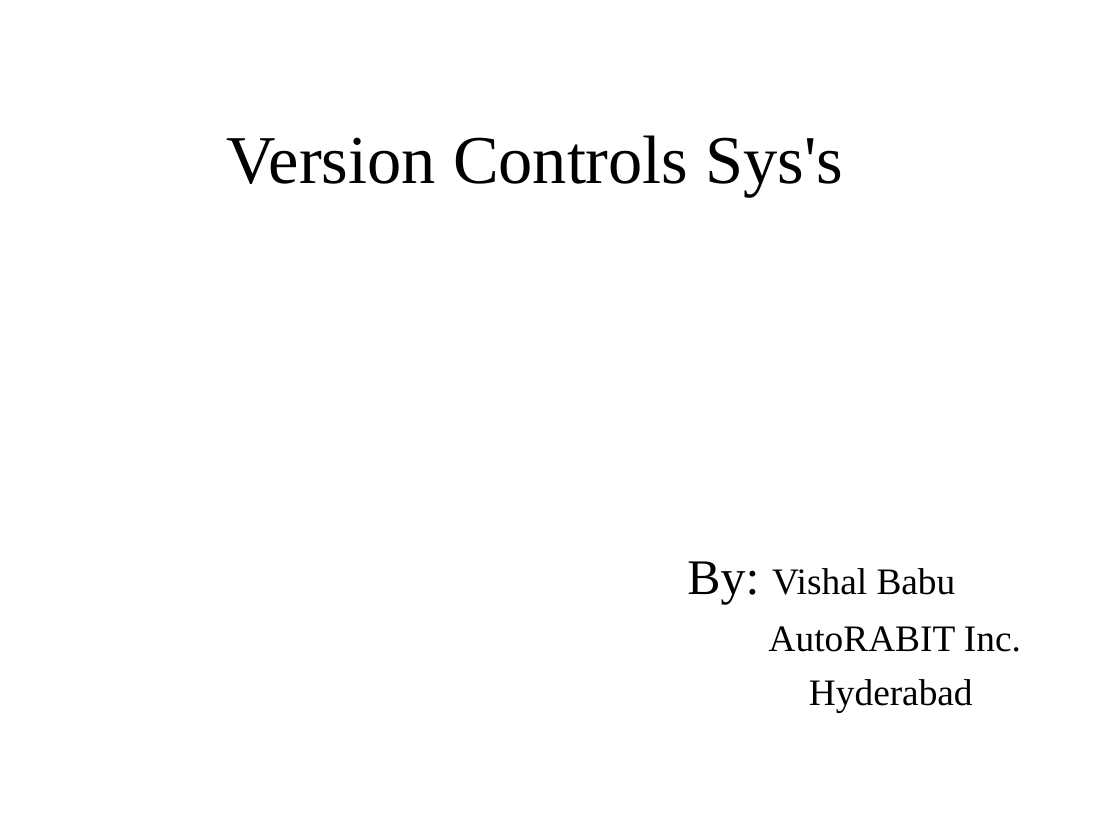
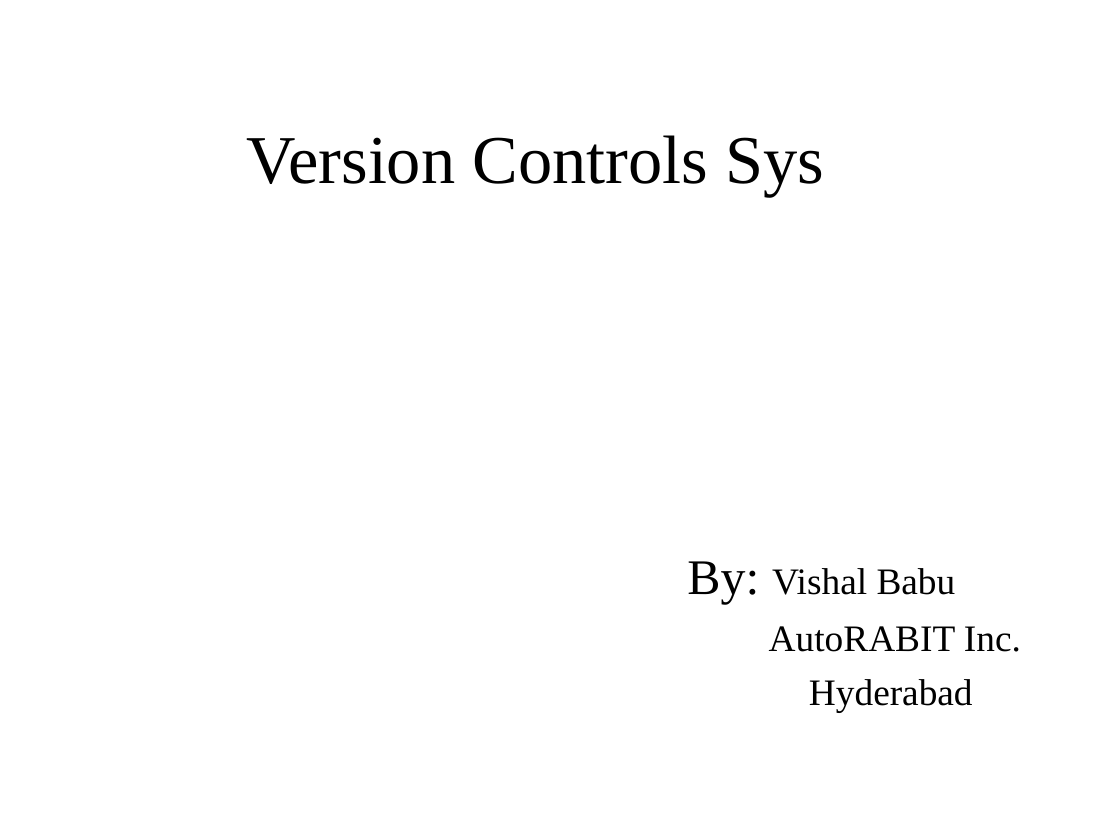
Before and after one commit to NitkVishal/KTData, a slide deck: slide 1 of VersionControls.ppt. Drawn at 1120x840 pixels with LibreOffice and Linux fonts; fonts in the diff are those of the drawing. Boxes give left, top, right and bottom in pixels: in the first picture for what was removed or moved away, otherwise in the second. Text is boxed around its words. In the diff, an @@ line names an element or a change of style, - is before the commit and + after.

```diff
--- a/VersionControls.ppt
+++ b/VersionControls.ppt
@@ title at bbox=[246, 135, 824, 197]: text changed @@
-Version Controls Sys's
+Version Controls Sys
```
Also in this commit, not shown: 2 other slides changed, 9 other files.
